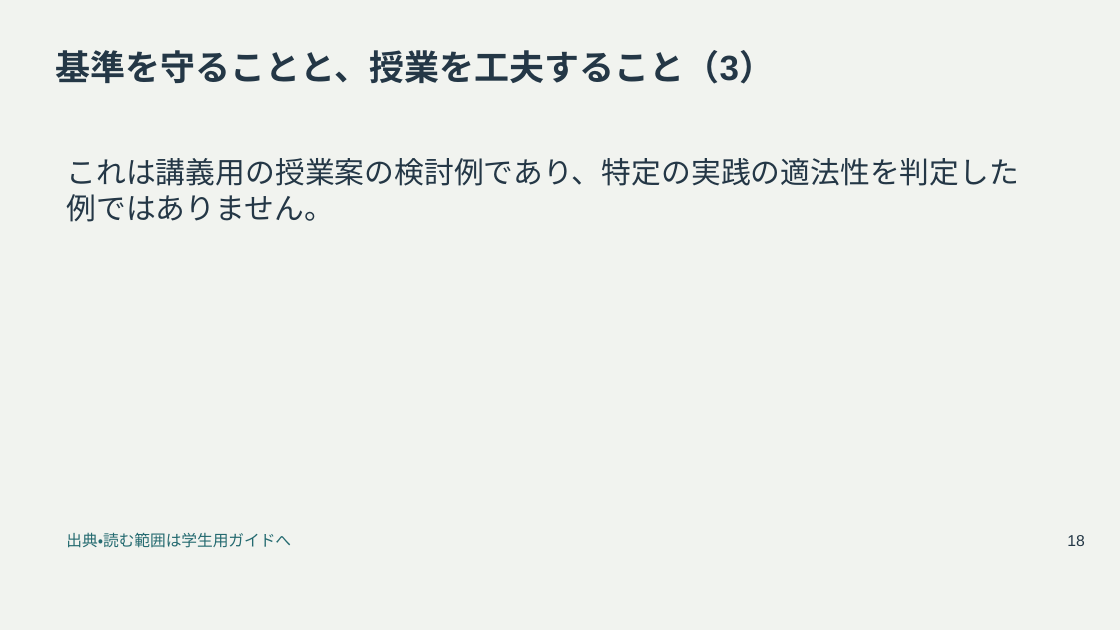
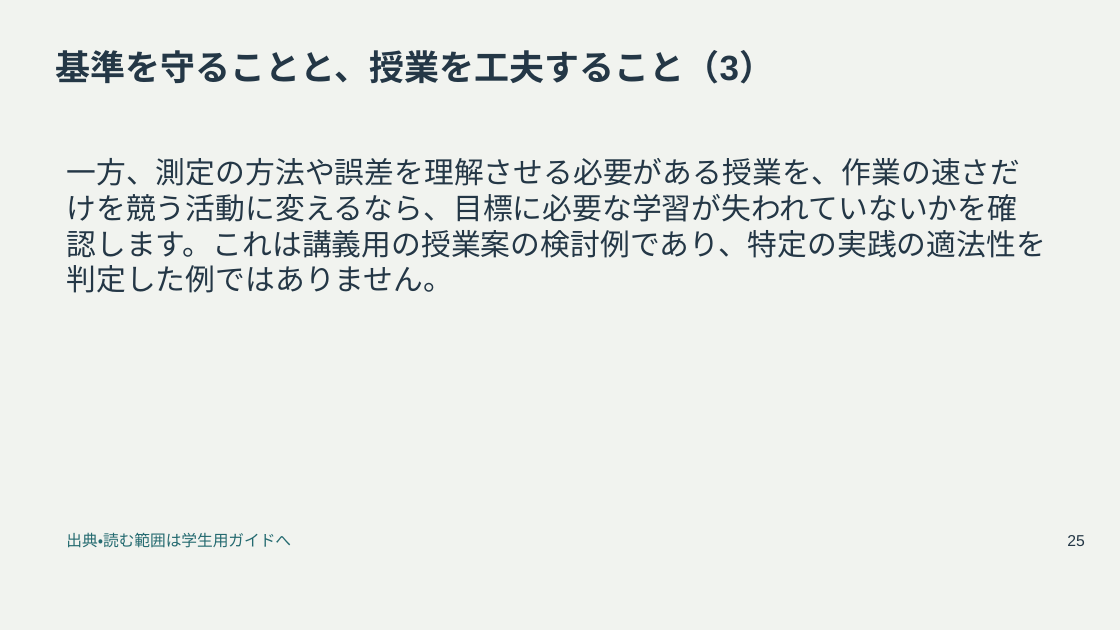
Before and after one commit to zooc-14calbp/industrial-education-i, a slide deck: slide 25 of reorganized/20261105/main/05/slides.pptx (slide 18 before the commit). Drawn at 1120x630 pixels with LibreOffice and Linux fonts; fonts in the diff are those of the drawing. Boxes give left, top, right and bottom in pixels: in the first picture for what was removed or moved away, otherwise in the second. Text is boxed around its words. In the diff, an @@ line names an element or a change of style, - is before the commit and + after.

```diff
--- a/reorganized/20261105/main/05/slides.pptx
+++ b/reorganized/20261105/main/05/slides.pptx
@@ text at (67,158,1046,293): text changed @@
-これは講義用の授業案の検討例であり、特定の実践の適法性を判定した例ではありません。
+一方、測定の方法や誤差を理解させる必要がある授業を、作業の速さだけを競う活動に変えるなら、目標に必要な学習が失われていないかを確認します。これは講義用の授業案の検討例であり、特定の実践の適法性を判定した例ではありません。
@@ text at (1067,535,1084,546): text changed @@
-18
+25
```
Also in this commit, not shown: 24 other slides changed, 19 slides added, 16 other files.
